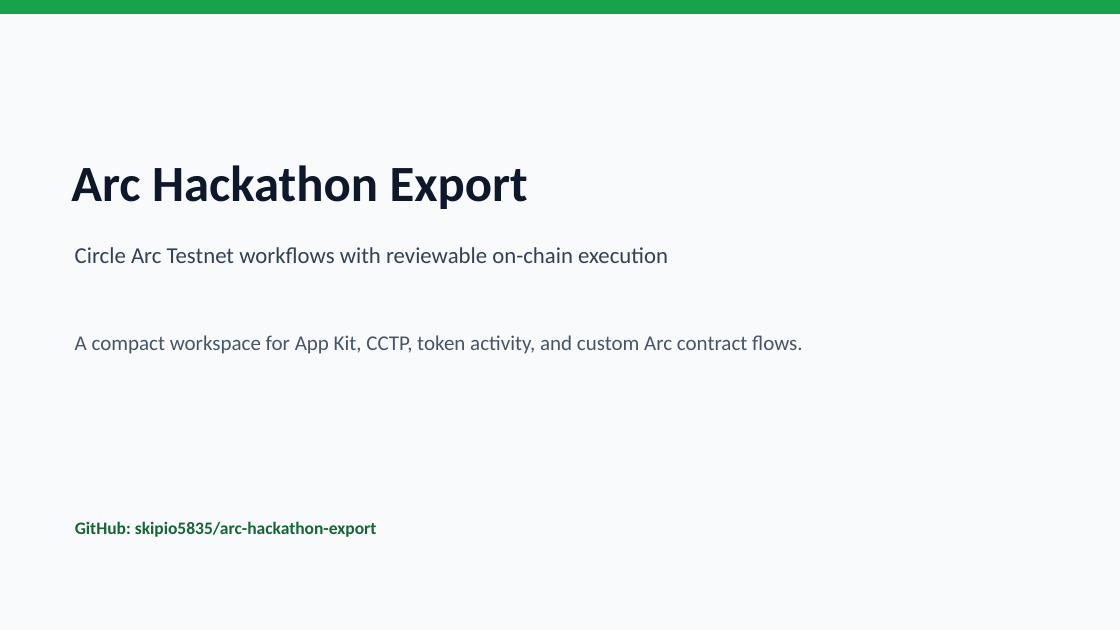
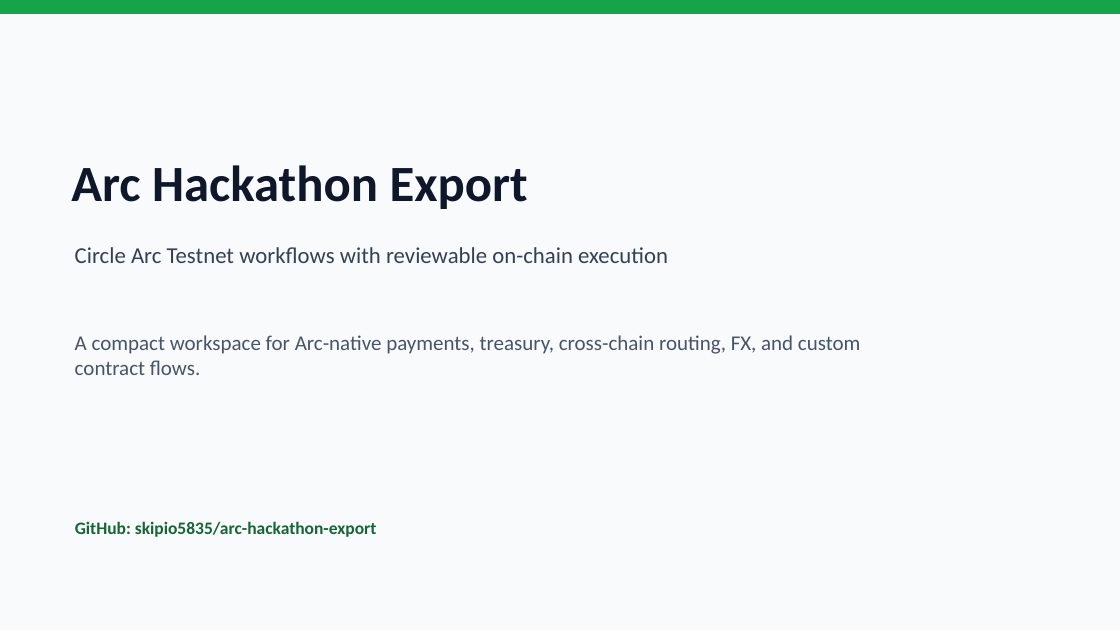
Before and after one commit to skipio5835/arc-hackathon-export, a slide deck: slide 1 of docs/arc-hackathon-presentation.pptx. Drawn at 1120x630 pixels with LibreOffice and Linux fonts; fonts in the diff are those of the drawing. Boxes give left, top, right and bottom in pixels: in the first picture for what was removed or moved away, otherwise in the second. Text is boxed around its words. In the diff, an @@ line names an element or a change of style, - is before the commit and + after.

```diff
--- a/docs/arc-hackathon-presentation.pptx
+++ b/docs/arc-hackathon-presentation.pptx
@@ text at (x1=75, y1=335, x2=861, y2=375): text changed @@
-A compact workspace for App Kit, CCTP, token activity, and custom Arc contract flows.
+A compact workspace for Arc-native payments, treasury, cross-chain routing, FX, and custom contract flows.
```
Also in this commit, not shown: 3 other slides changed.
